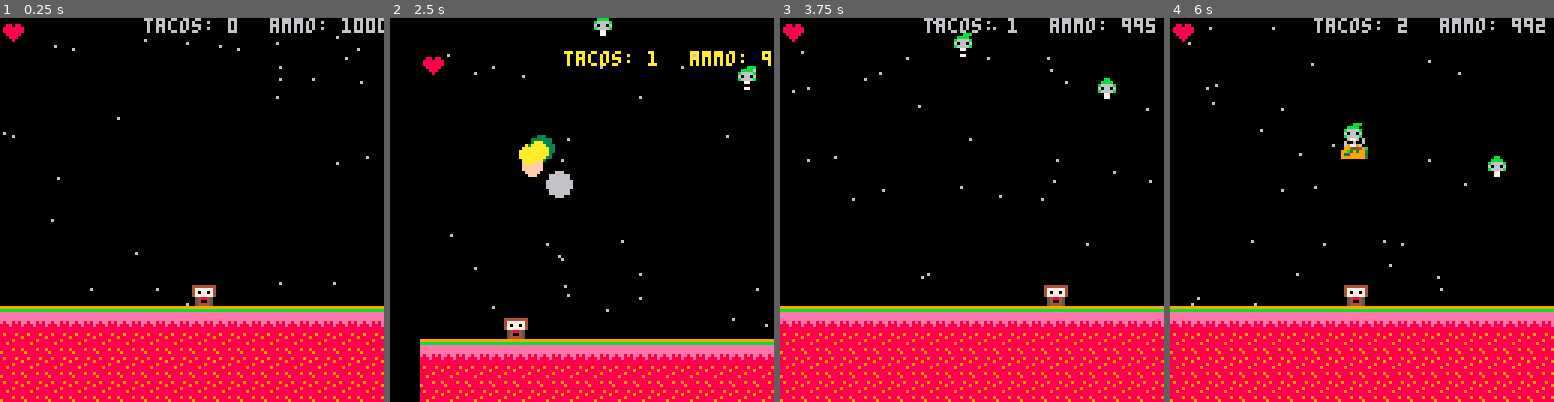
Above: before the commit, frames 1-4 (left to right).
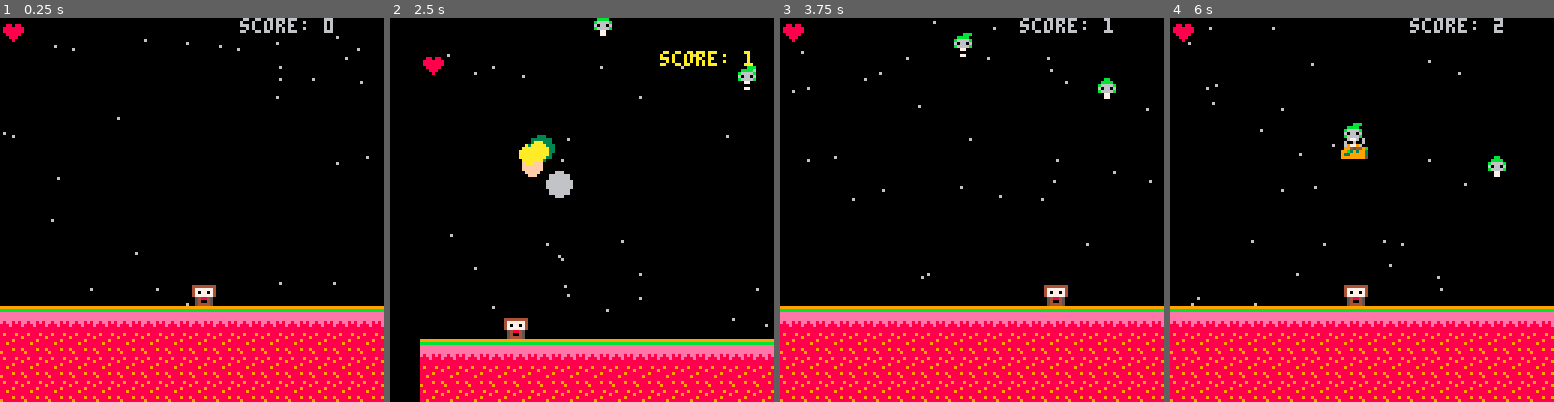
Above: after the commit, the same moments.

Repository: simgish/pico-8
Game: PICO-8 cartridge tacos.p8
The game is run twice, just before and just after one commit, with the same random seed, the same clock (stepped at 60 frames per second) and the same inputs.
Inputs:
- Up to frame 1 (0.25 s): no input
- Up to frame 2 (2.5 s): tap O (Z key) at 0.33, 0.7, 1.43, 2.22 s; tap X (X key) at 1.07, 2.07, 2.4 s; hold Left 1.97-2.37 s
- Up to frame 3 (3.75 s): tap X (X key) every 0.33 s from 2.73 to 3.73 s; hold Right 2.87-3.53 s; tap O (Z key) at 3.1 s; hold Up from 3.58 s (still down)
- Up to frame 4 (6 s): tap O (Z key) at 3.98, 4.87, 5.75 s; tap X (X key) every 0.33 s from 4.07 to 5.73 s; release Up at 4.08 s; hold Right 4.13-4.53 s; hold Left 5.13-5.8 s; hold Up from 5.85 s (still down)

The runs differ from the first frame. In frame 1, 1.0% of the frame differs, in the area x 37-100%, y 0-4%; in frame 2, 0.8%; in frame 3, 0.9%; in frame 4, 1.0%.

Commit message:
remove ammo

Diff:
--- a/tacos.p8
+++ b/tacos.p8
@@ -147,7 +147,6 @@
 	end
 
 	draw_score()
-	draw_ammo()
 	draw_health()
 
  map(0,12,0,96,16,4)
@@ -189,11 +188,7 @@
 end
 
 function draw_score()
-	print("tacos: "..score,48,0)
-end
-
-function draw_ammo()
-	print("ammo: "..p.ammo,90,0)
+	print("score: "..score,80,0)
 end
 
 function draw_health()
@@ -214,8 +209,7 @@
 		sp = 3,
 		hitbox = {x=0,y=0,w=8,h=8},
 		health = 1,
-		maxhealth = 1,
-		ammo = 1000
+		maxhealth = 1
 	}
 
 	return p
@@ -276,7 +270,7 @@
 function move()
 	if (btn(0) and p.x>1) p.x=p.x-p.dx
 	if (btn(1) and p.x<118) p.x=p.x+p.dx
-	if (btnp(4) and p.ammo>0) then
+	if (btnp(4)) then
 		shoot()
 		p.sp = 3
 	else
@@ -299,7 +293,6 @@
 
 	add(bullets, b)
 	lastshot = t
-	p.ammo-=1
 	sfx(0)
 end
 
@@ -332,7 +325,6 @@
 			del(tacos,t)
 			sfx(2)
 			score+=5
-			p.ammo+=5
 		end
 	end)
 end
Not shown, changed: the music (__music__) section of tacos.p8
Not shown, changed: the sound effects (__sfx__) section of tacos.p8
